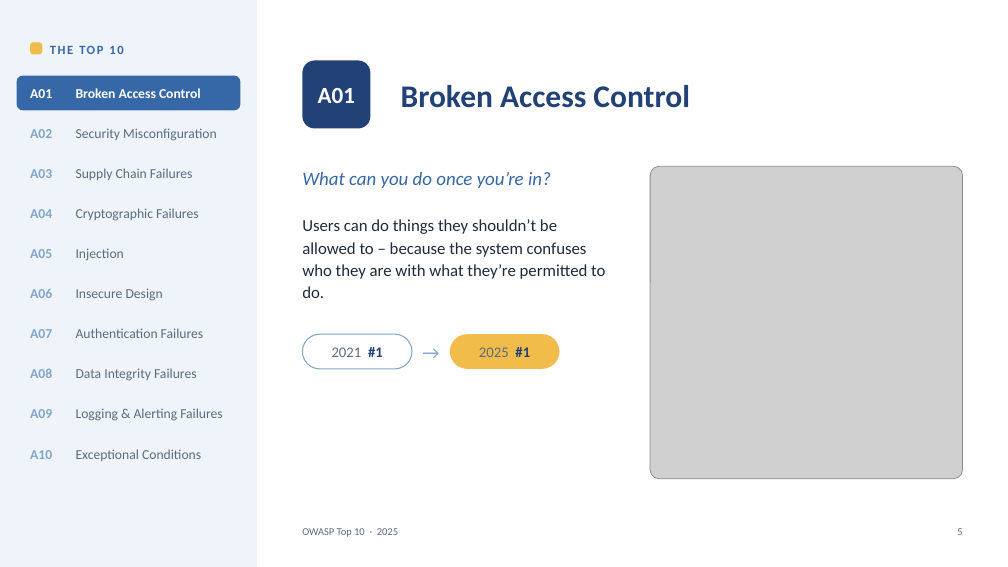
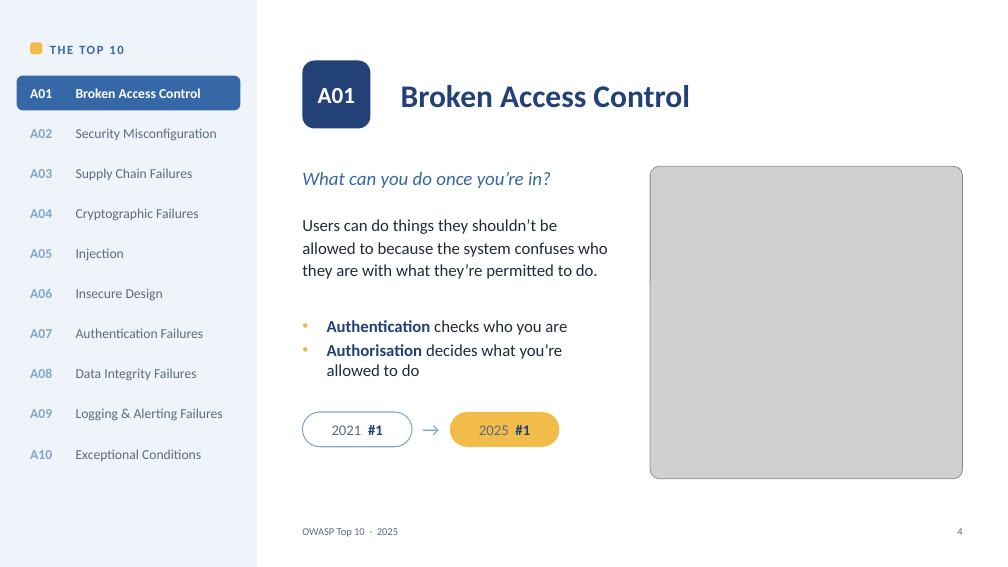
Before and after one commit to AmorZhao-Ghyston/VulnerableSandbox, a slide deck: slide 4 of Lunch-and-learn/OWASP-Top10-2025.pptx (slide 5 before the commit). Drawn at 1008x567 pixels with LibreOffice and Linux fonts; fonts in the diff are those of the drawing; grey boxes stand for pictures. Boxes give left, top, right and bottom in pixels: in the first picture for what was removed or moved away, otherwise in the second. Text is boxed around its words. In the diff, an @@ line names an element or a change of style, - is before the commit and + after.

Commit message:
Update PPT

```diff
--- a/Lunch-and-learn/OWASP-Top10-2025.pptx
+++ b/Lunch-and-learn/OWASP-Top10-2025.pptx
@@ text at (x1=302, y1=219, x2=608, y2=279): text changed @@
-Users can do things they shouldn’t be allowed to – because the system confuses who they are with what they’re permitted to do.
+Users can do things they shouldn’t be allowed to because the system confuses who they are with what they’re permitted to do.
@@ text added at (x1=327, y1=320, x2=567, y2=376), 16 pt, text #1F2A3C @@
+• Authentication checks who you are
+• Authorisation decides what you’re allowed to do
@@ 2 rounded rectangles, 1 text moved together from (x1=302, y1=334, x2=560, y2=369) to (x1=302, y1=412, x2=560, y2=447) @@
@@ text at (x1=957, y1=528, x2=962, y2=535): text changed @@
-5
+4
```
Also in this commit, not shown: 17 other slides changed, 8 slides removed, 7 other files.
